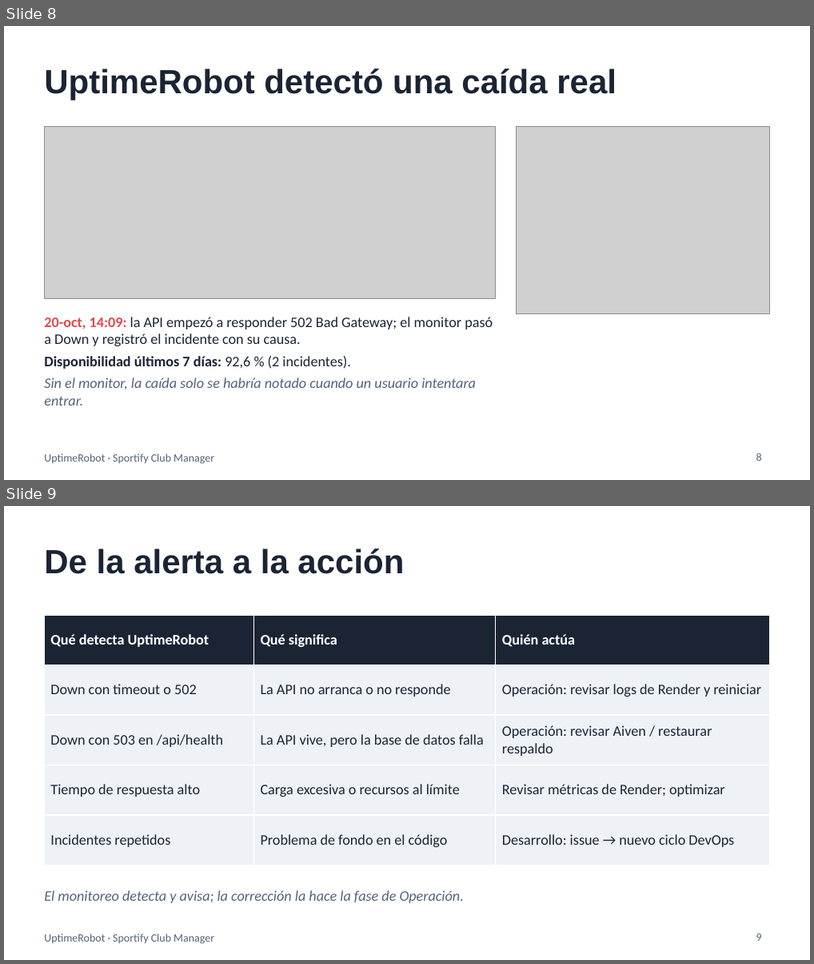
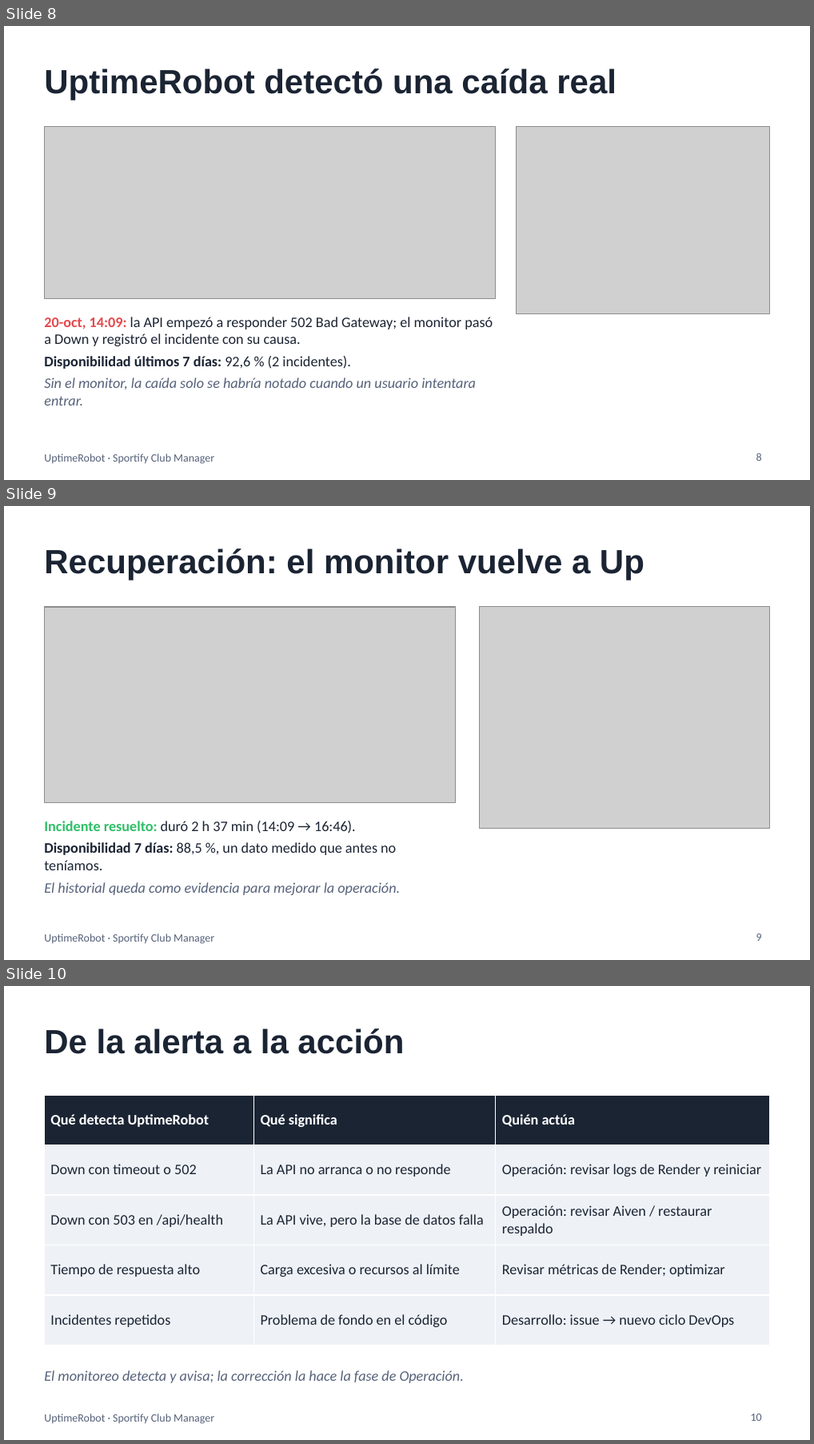
Before and after one commit to Dubis007/SPORTIFY-CLUB-MANAGER, a slide deck: docs/ciclo-vida/UptimeRobot_Sportify.pptx. Shown one above the other, each under a label of ours: slides 8 and 9 before the commit, slides 8, 9 and 10 after it. The pictures are 814x964 and 814x1444 pixels, drawn with LibreOffice and Linux fonts; fonts in the diff are those of the drawing; grey boxes stand for pictures. Boxes give left, top, right and bottom in pixels: in the first picture for what was removed or moved away, otherwise in the second. Text is boxed around its words. In the diff, an @@ line names an element or a change of style, - is before the commit and + after.

```diff
--- a/docs/ciclo-vida/UptimeRobot_Sportify.pptx
+++ b/docs/ciclo-vida/UptimeRobot_Sportify.pptx
@@ slide 9 added at (x1=4, y1=506, x2=810, y2=960), background #FFFFFF; not listed: 1 template element that a slide beside it also shows @@
@@ title added at (x1=44, y1=548, x2=645, y2=580), 30 pt, text #1B2433, bold @@
+Recuperación: el monitor vuelve a Up
@@ picture added at (x1=44, y1=607, x2=455, y2=802) @@
@@ picture added at (x1=480, y1=607, x2=770, y2=828) @@
@@ text added at (x1=44, y1=820, x2=400, y2=895), 13 pt, text #1B2433 @@
+Incidente resuelto: duró 2 h 37 min (14:09 → 16:46).
+Disponibilidad 7 días: 88,5 %, un dato medido que antes no teníamos.
+El historial queda como evidencia para mejorar la operación.
@@ page number added at (x1=757, y1=933, x2=762, y2=940), 10 pt, text #56627A @@
+9
@@ what was slide 9 is now slide 10 @@
@@ page number at (x1=751, y1=1413, x2=762, y2=1420): text changed @@
-9
+10
```
Also in this commit, not shown: 5 other files.
